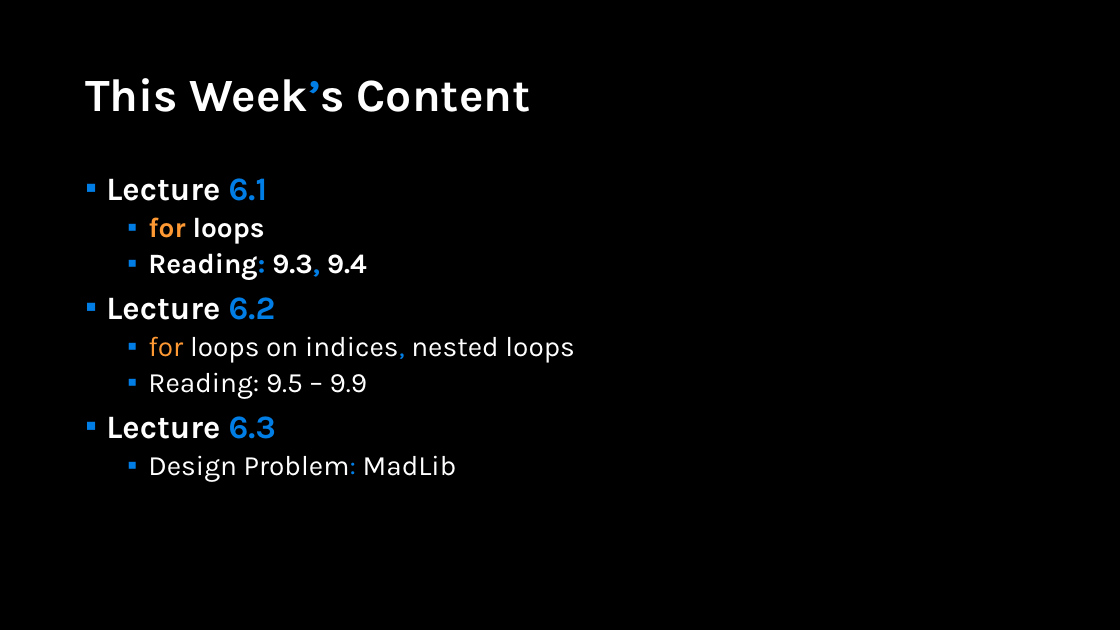
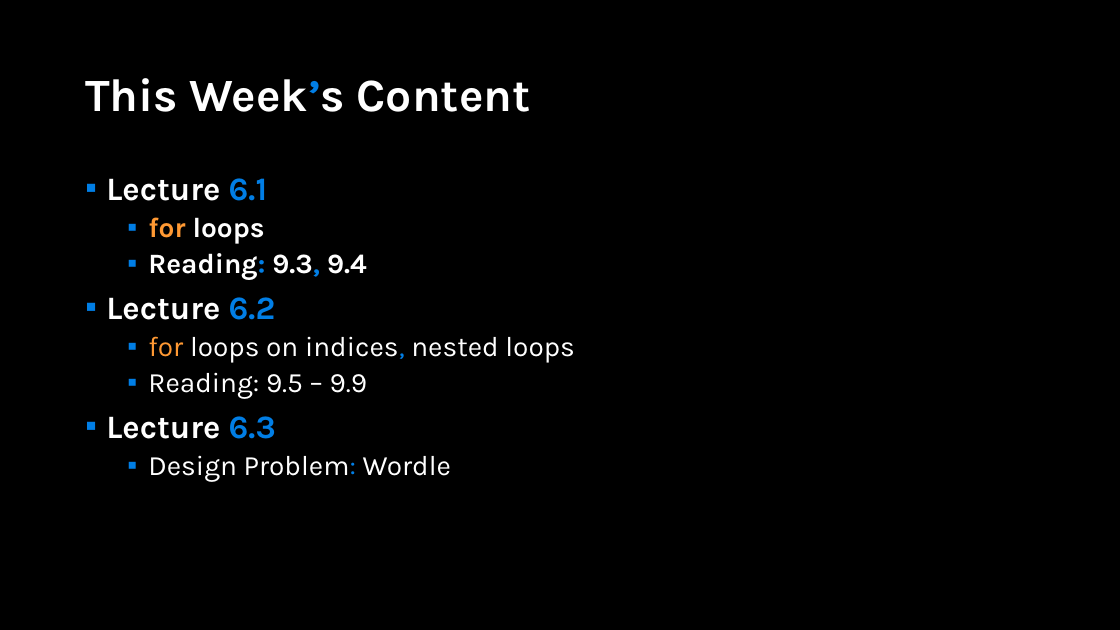
Before and after one commit to APS106/APS106-winter-2022-material, a slide deck: slide 2 of lectures/week6/lecture1/slides/week6_lecture1.pptx. Drawn at 1120x630 pixels with LibreOffice and Linux fonts; fonts in the diff are those of the drawing; background and template pictures are left out. Boxes give left, top, right and bottom in pixels: in the first picture for what was removed or moved away, otherwise in the second. Text is boxed around its words. In the diff, an @@ line names an element or a change of style, - is before the commit and + after.

Commit message:
- week 6

```diff
--- a/lectures/week6/lecture1/slides/week6_lecture1.pptx
+++ b/lectures/week6/lecture1/slides/week6_lecture1.pptx
@@ text at bbox=[148, 455, 451, 481]: text changed @@
-  ▪ Design Problem: MadLib
+  ▪ Design Problem: Wordle
```
Also in this commit, not shown: 2 other slides changed, 7 slides added, 2 other files.
